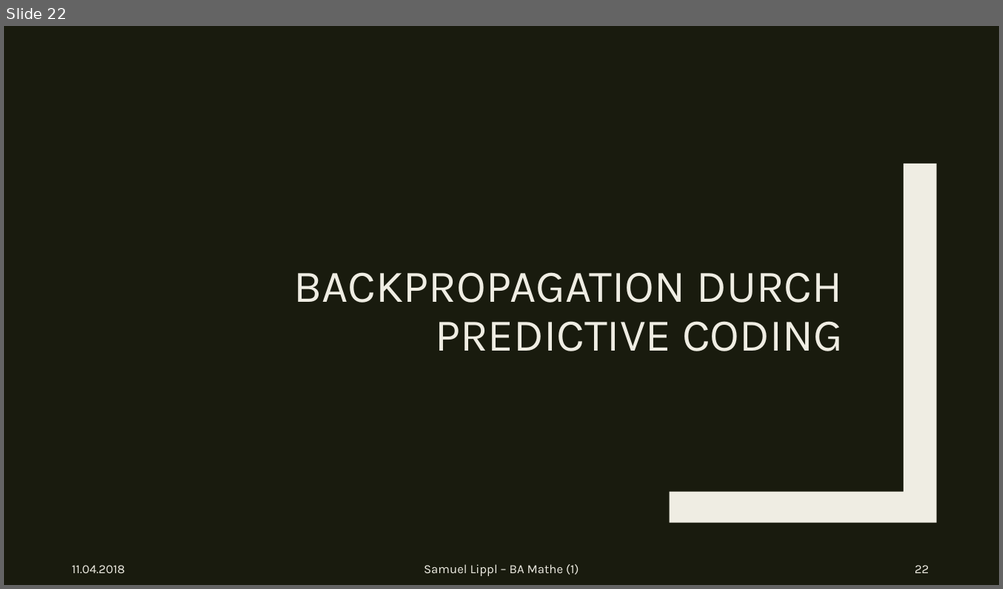
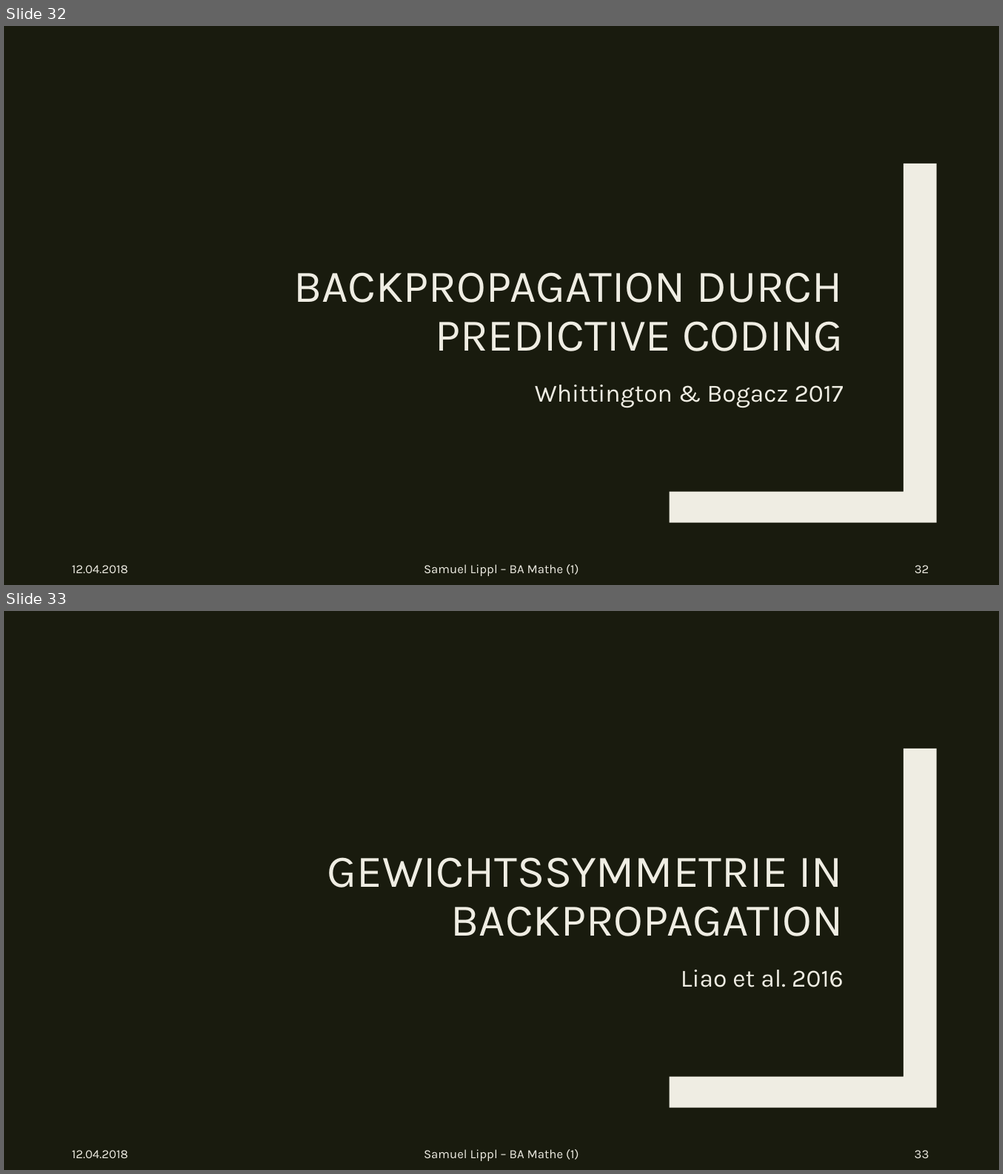
Before and after one commit to sflippl/ba-math, a slide deck: Neurale Netzwerke in silica und in vivo.pptx. Shown one above the other, each under a label of ours: slide 22 before the commit, slides 32 and 33 after it. The pictures are 1003x589 and 1003x1174 pixels, drawn with LibreOffice and Linux fonts; fonts in the diff are those of the drawing. Boxes give left, top, right and bottom in pixels: in the first picture for what was removed or moved away, otherwise in the second. Text is boxed around its words. In the diff, an @@ line names an element or a change of style, - is before the commit and + after.

```diff
--- a/Neurale Netzwerke in silica und in vivo.pptx
+++ b/Neurale Netzwerke in silica und in vivo.pptx
@@ slide 33 added at [4,611,999,1170], background #191B0E; not listed: 1 template element that a slide beside it also shows @@
@@ title added at [327,857,842,937], 44 pt, text #EFEDE3 @@
+GEWICHTSSYMMETRIE IN BACKPROPAGATION
@@ text added at [680,970,843,988], 24 pt, text #EFEDE3 @@
+Liao et al. 2016
@@ text added at [72,1150,128,1159], 12 pt, text #EFEDE3 @@
+12.04.2018
@@ text added at [424,1150,578,1162], 12 pt, text #EFEDE3 @@
+Samuel Lippl – BA Mathe (1)
@@ page number added at [914,1150,929,1159], 12 pt, text #EFEDE3 @@
+33
@@ what was slide 22 is now slide 32 @@
@@ slide 32 changed as well @@
@@ text added at [535,385,843,409], 24 pt, text #EFEDE3 @@
+Whittington & Bogacz 2017
@@ text at [72,565,128,574]: text changed @@
-11.04.2018
+12.04.2018
@@ page number at [914,565,929,574]: text changed @@
-22
+32
```
Also in this commit, not shown: 21 other slides changed, 10 other slides added, 10 other files.
